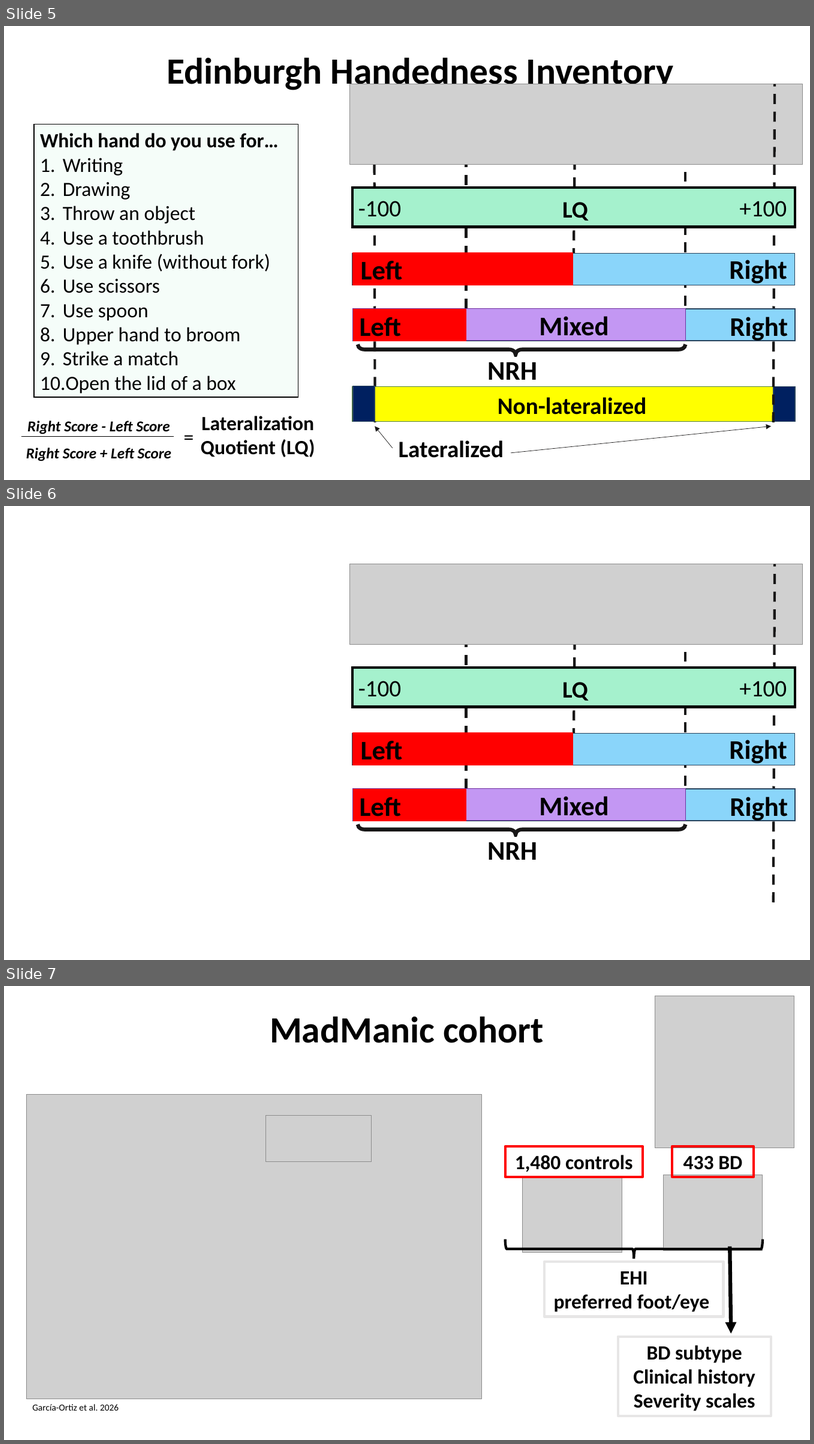
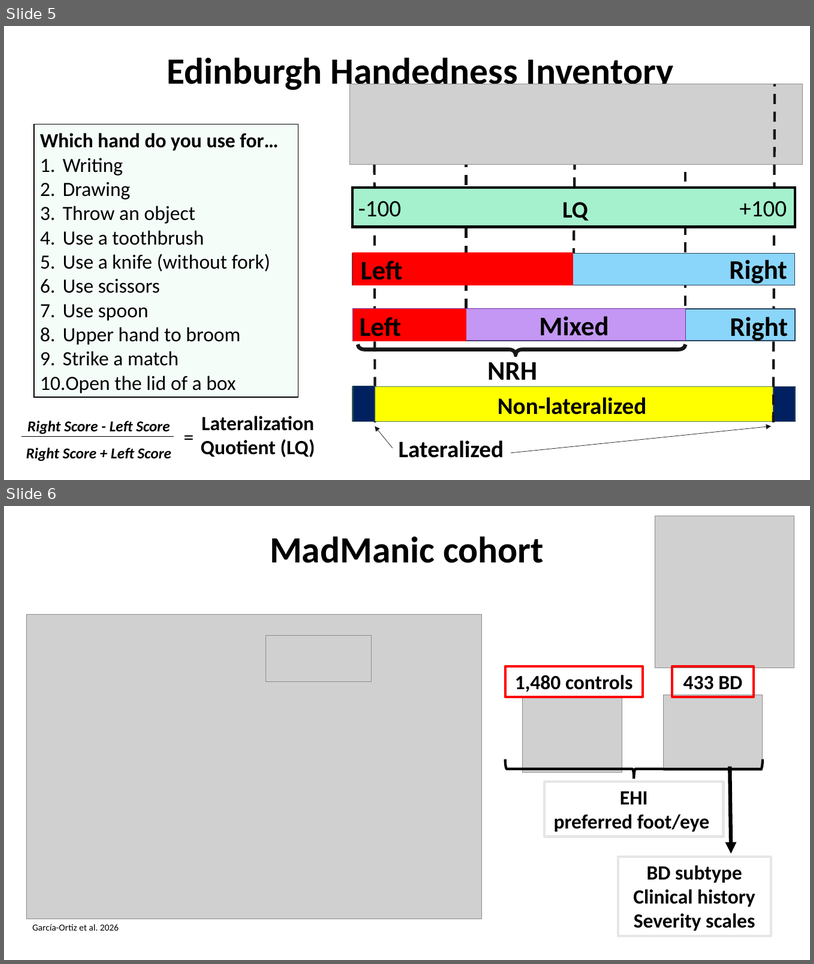
Before and after one commit to igarcia17/EHI_laterality, a slide deck: NorthSeaLateralityCongress_InesGarciaOrtiz.pptx. Shown one above the other, each under a label of ours: slides 5, 6 and 7 before the commit, slides 5 and 6 after it. The pictures are 814x1444 and 814x964 pixels, drawn with LibreOffice and Linux fonts; fonts in the diff are those of the drawing; grey boxes stand for pictures. Boxes give left, top, right and bottom in pixels: in the first picture for what was removed or moved away, otherwise in the second. Text is boxed around its words. In the diff, an @@ line names an element or a change of style, - is before the commit and + after.

```diff
--- a/NorthSeaLateralityCongress_InesGarciaOrtiz.pptx
+++ b/NorthSeaLateralityCongress_InesGarciaOrtiz.pptx
@@ slide 6 removed at box(4, 506, 810, 960), background #FFFFFF @@
@@ picture removed at box(350, 564, 804, 645) @@
@@ line removed from (774, 902) to (776, 564) @@
@@ line removed from (466, 789) to (466, 604) @@
@@ line removed from (576, 604) to (574, 765) @@
@@ line removed from (686, 786) to (686, 600) @@
@@ group removed at box(353, 667, 796, 707): 3 texts, 1 rectangle @@
--100
-LQ
-+100
@@ group removed at box(353, 733, 795, 766): 2 rectangles, 2 texts @@
-Left
-Right
@@ group removed at box(353, 788, 796, 823): 4 texts, 3 rectangles @@
-NRH
-Right
-Mixed
-Left
@@ right brace removed at box(358, 824, 686, 834) @@
@@ rectangle removed at box(479, 837, 556, 859) @@
@@ text removed at box(488, 842, 537, 859) @@
-NRH
@@ what was slide 7 is now slide 6 @@
```
Also in this commit, not shown: 2 slides changed, 2 slides added, 2 other slides removed, 2 other files.
